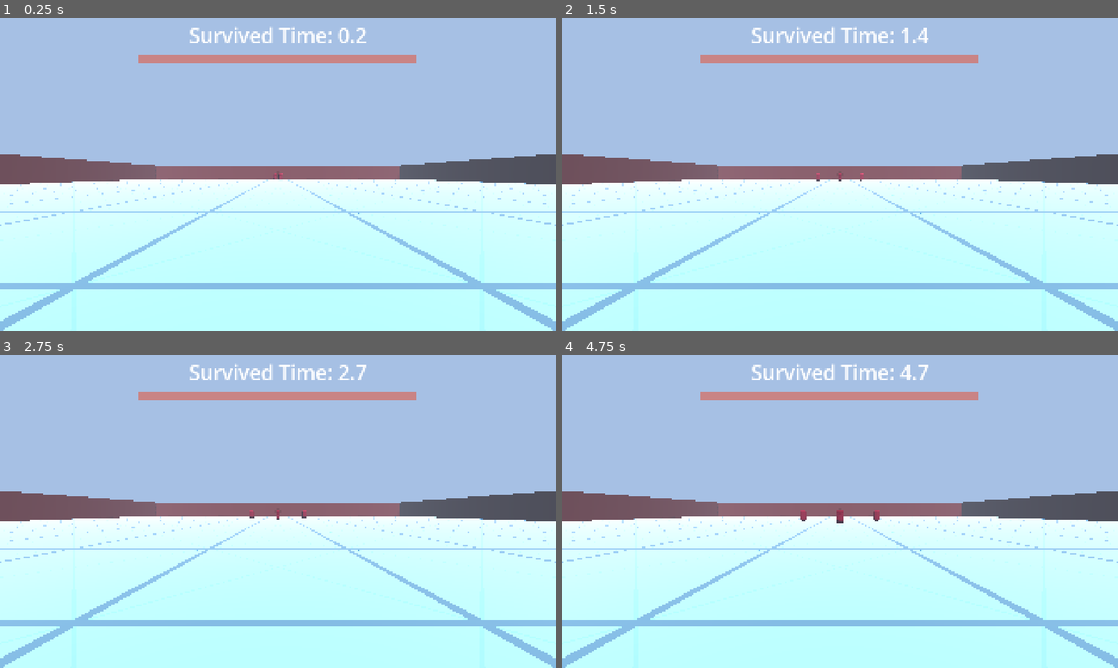
Above: before the commit, frames 1-4 (two rows, left to right).
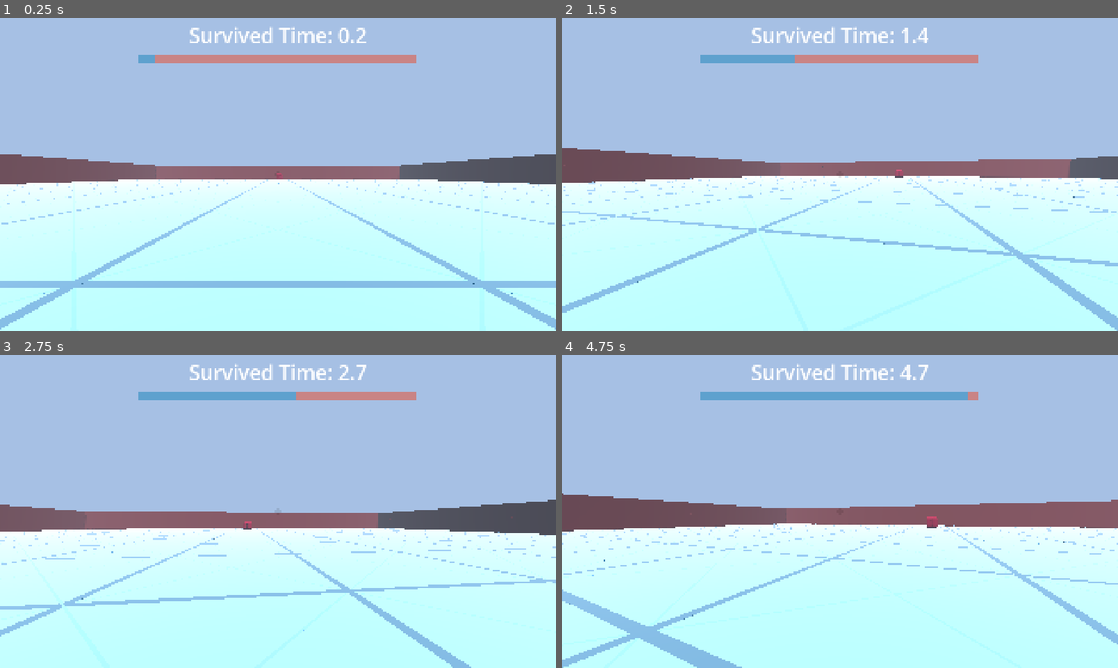
Above: after the commit, the same moments.

Repository: robotmaster/3d_game
Game: Godot game, scene res://scenes/main.tscn
The game is run twice, just before and just after one commit, with the same random seed, the same clock (stepped at 60 frames per second) and the same inputs.
Inputs (mouse positions are in pixels of both pictures, inside the frame that each line leads up to):
- Up to frame 1 (0.25 s): no input
- Up to frame 2 (1.5 s): move the mouse to (867, 174) at 0.52 s; hold W (forward) from 0.53 s (still down); click (867, 174) at 0.6 s; move the mouse to (812, 174) at 1.27 s; click (812, 174) at 1.35 s
- Up to frame 3 (2.75 s): keep holding W (forward); move the mouse to (289, 505) at 2.02 s; tap Shift (sprint) at 2.1 s; click (289, 505) at 2.3 s
- Up to frame 4 (4.75 s): keep holding W (forward); move the mouse to (834, 517) at 2.77 s; click (834, 517) at 2.85 s; move the mouse to (878, 514) at 3.52 s; click (878, 514) at 3.6 s; move the mouse to (795, 508) at 4.27 s; tap Shift (sprint) at 4.35 s; click (795, 508) at 4.55 s

The runs differ from the first frame. In frame 1, 2.7% of the frame differs, in the area x 0-100%, y 11-100%; in frame 2, 10%; in frame 3, 15%; in frame 4, 14%.
Error before the commit: Invalid access to property or key 'left' on a base object of type 'Nil'. (res://scripts/global.gd:108)

Commit message:
fixed bug where player can trap themselves

Diff:
--- a/3d-scary/scripts/global.gd
+++ b/3d-scary/scripts/global.gd
@@ -13,7 +13,7 @@
 var unhandled_mouse_motion = Vector2()
 var log_file
 
-var playing_back_inputs = true
+var playing_back_inputs = false
 var input_file = "user://game_logs/2026-04-12T21-12-03.txt"
 var inputs_to_play = {}
 
@@ -54,7 +54,7 @@
 
 	var player = get_node("/root/Main/Player")
 	if player.get_node("CameraPivot") != null:
-		player.handle_mouse_click()
+		player.handle_mouse_click.call_deferred()
 
 func new_game():
 	physics_frames_at_last_game = Engine.get_physics_frames()
--- a/3d-scary/scripts/monster.gd
+++ b/3d-scary/scripts/monster.gd
@@ -43,8 +43,8 @@
 
 	var direction = (target - Vector2(global_position.x, global_position.z)).normalized()
 
-	linear_velocity.x += direction.x * max_speed * ACCELERATION_MULT
-	linear_velocity.z += direction.y * max_speed * ACCELERATION_MULT
+	#linear_velocity.x += direction.x * max_speed * ACCELERATION_MULT
+	#linear_velocity.z += direction.y * max_speed * ACCELERATION_MULT
 
 	if linear_velocity.length() > max_speed:
 		linear_velocity = linear_velocity.normalized() * max_speed
--- a/3d-scary/scripts/player.gd
+++ b/3d-scary/scripts/player.gd
@@ -197,8 +197,6 @@
 		audio.play()
 
 
-
-
 func handle_mouse_click():
 
 	var wall_info = get_closest_grid_edge(raycast_from_camera())
@@ -245,7 +243,7 @@
 		get_tree().current_scene.add_child.call_deferred(new_wall)
 	else:
 		new_wall = WALL_SCENE.instantiate()
-		get_tree().current_scene.add_child.call_deferred(new_wall)
+		get_tree().current_scene.add_child(new_wall)
 	new_wall.global_position = position_and_type_info.position
 
 	if position_and_type_info.direction.x == 0:
